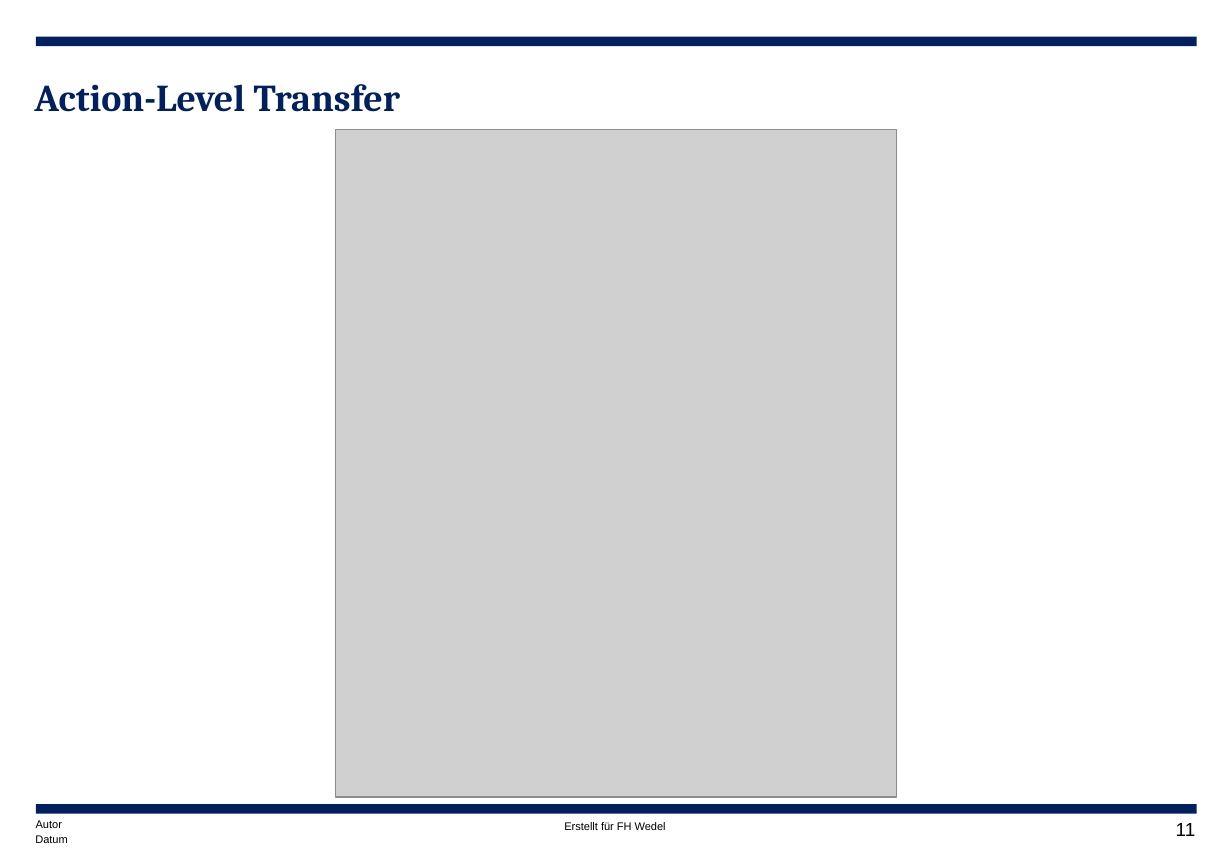
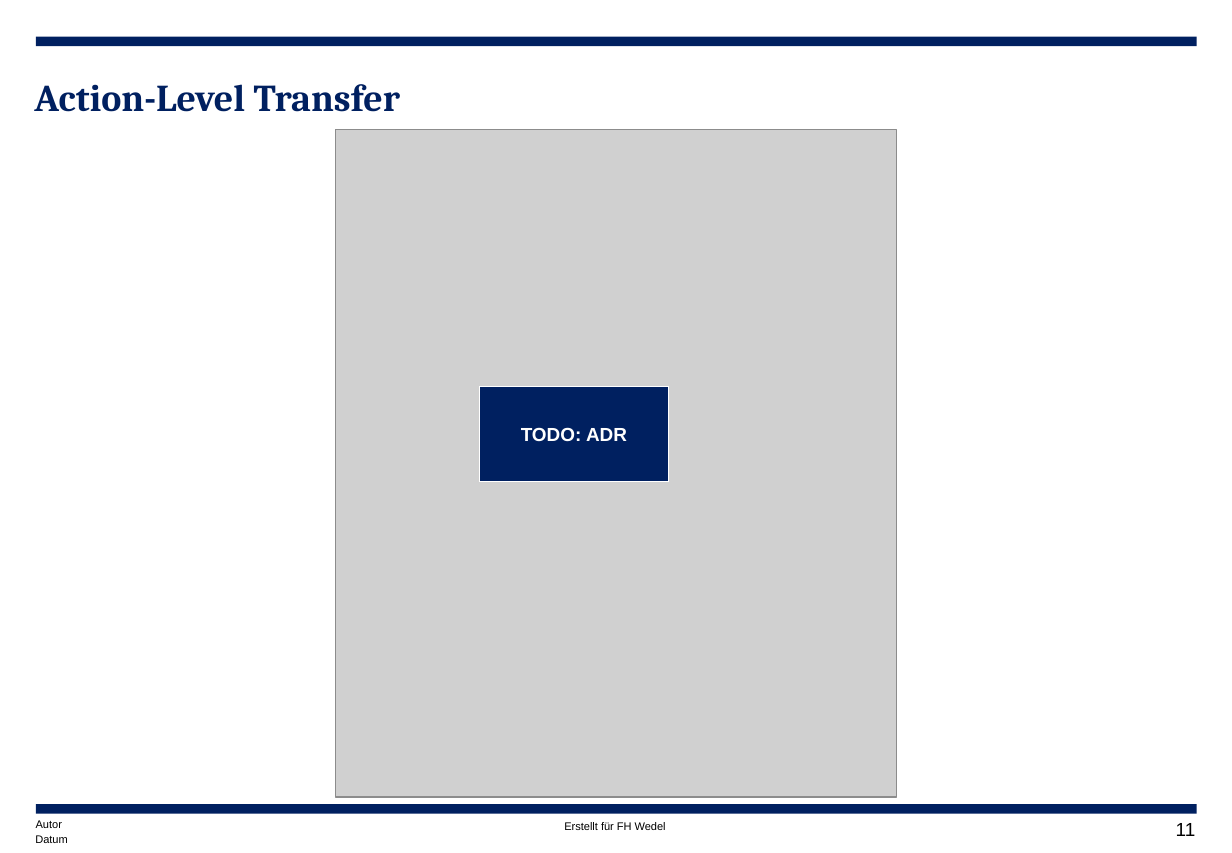
Before and after one commit to timKnds/Seminar, a slide deck: slide 12 of Sim-To-Real Transfer.pptx. Drawn at 1232x853 pixels with LibreOffice and Linux fonts; fonts in the diff are those of the drawing; grey boxes stand for pictures. Boxes give left, top, right and bottom in pixels: in the first picture for what was removed or moved away, otherwise in the second. Text is boxed around its words. In the diff, an @@ line names an element or a change of style, - is before the commit and + after.

```diff
--- a/Sim-To-Real Transfer.pptx
+++ b/Sim-To-Real Transfer.pptx
@@ rectangle added at [479,387,669,481], fill #002060, outline #FFFFFF 0.75 pt, 12 pt, text #FFFFFF, bold @@
+TODO: ADR
```
Also in this commit, not shown: 4 other slides changed, 3 slides added.
